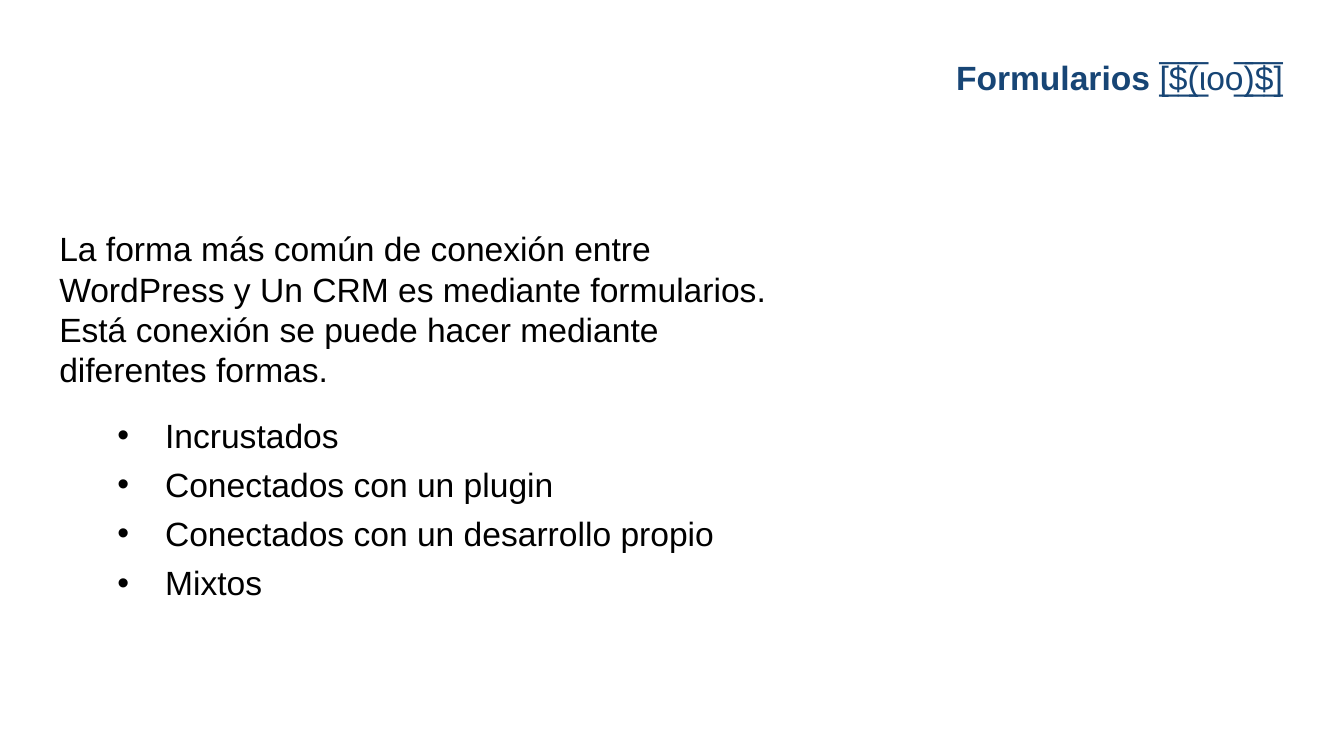
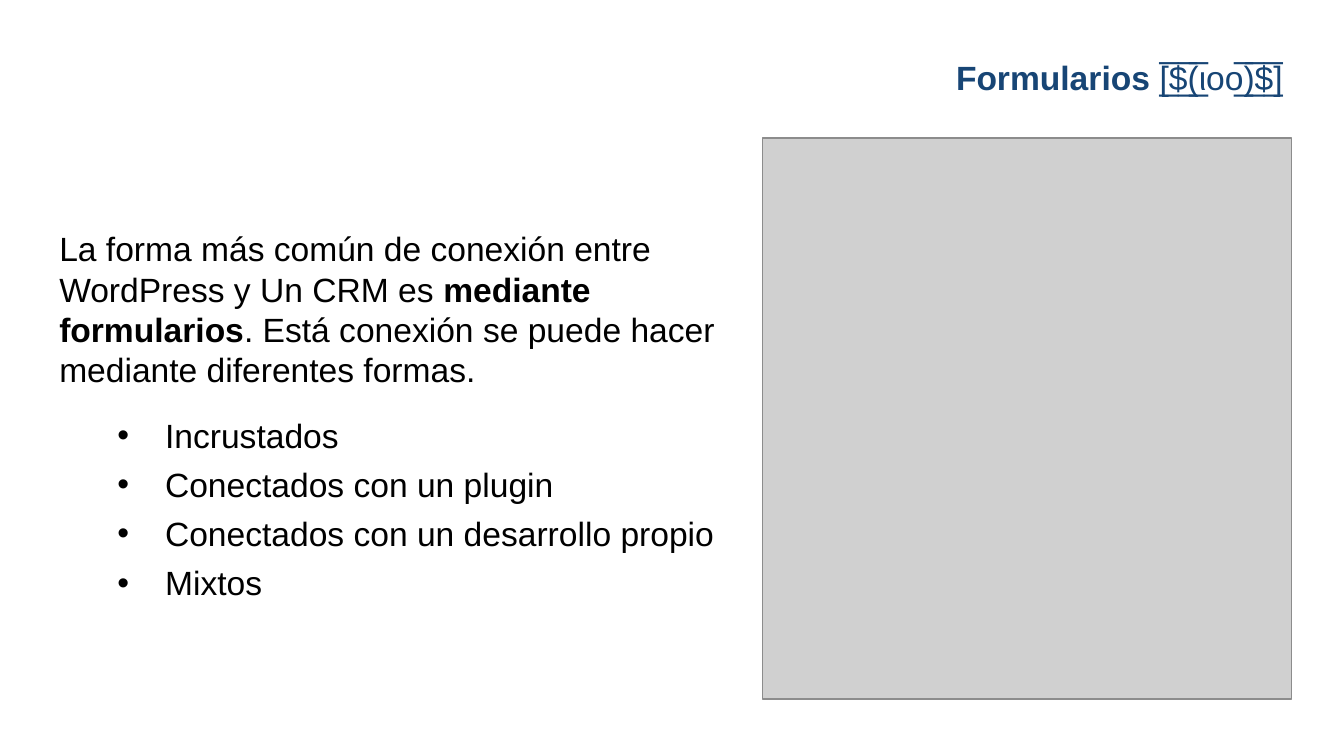
Before and after one commit to gwannon/WordCampBilbao2025, a slide deck: slide 8 of WCBIO25_Jorge-Monclus.pptx. Drawn at 1344x756 pixels with LibreOffice and Linux fonts; fonts in the diff are those of the drawing; grey boxes stand for pictures; background and template pictures are left out. Boxes give left, top, right and bottom in pixels: in the first picture for what was removed or moved away, otherwise in the second. Text is boxed around its words. In the diff, an @@ line names an element or a change of style, - is before the commit and + after.

```diff
--- a/WCBIO25_Jorge-Monclus.pptx
+++ b/WCBIO25_Jorge-Monclus.pptx
@@ picture added at [762, 138, 1292, 700] @@
@@ text at [59, 236, 715, 383]: bold on in "mediante formularios." @@
```
Also in this commit, not shown: 2 other slides changed, 3 slides added, 2 slides removed, 5 other files.
